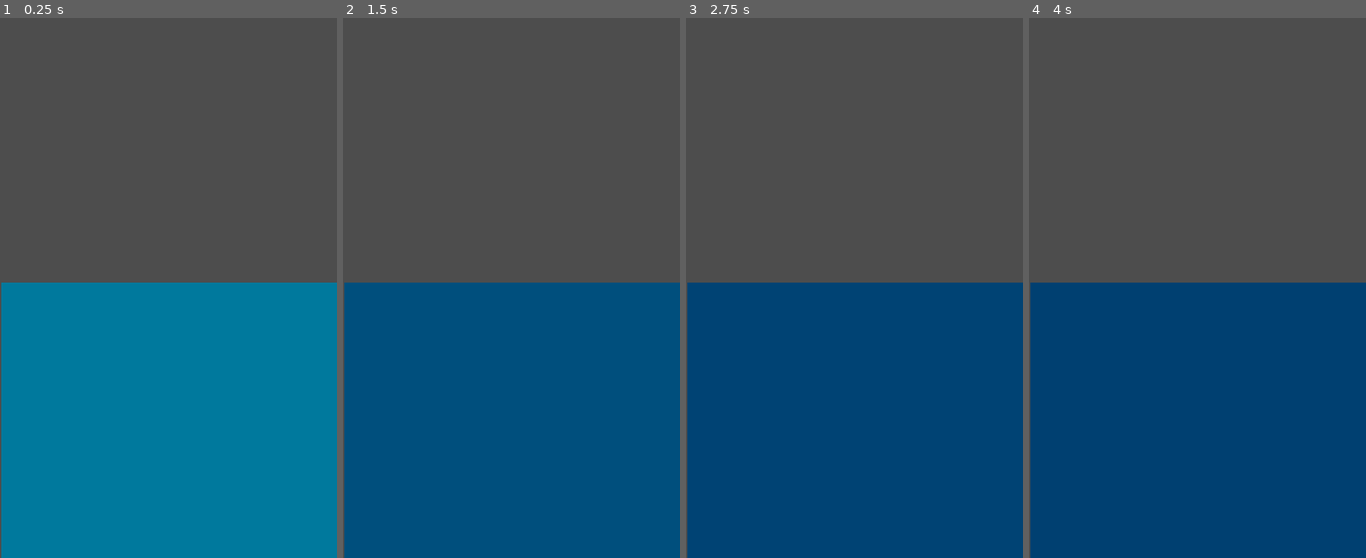
Above: before the commit, frames 1-4 (left to right).
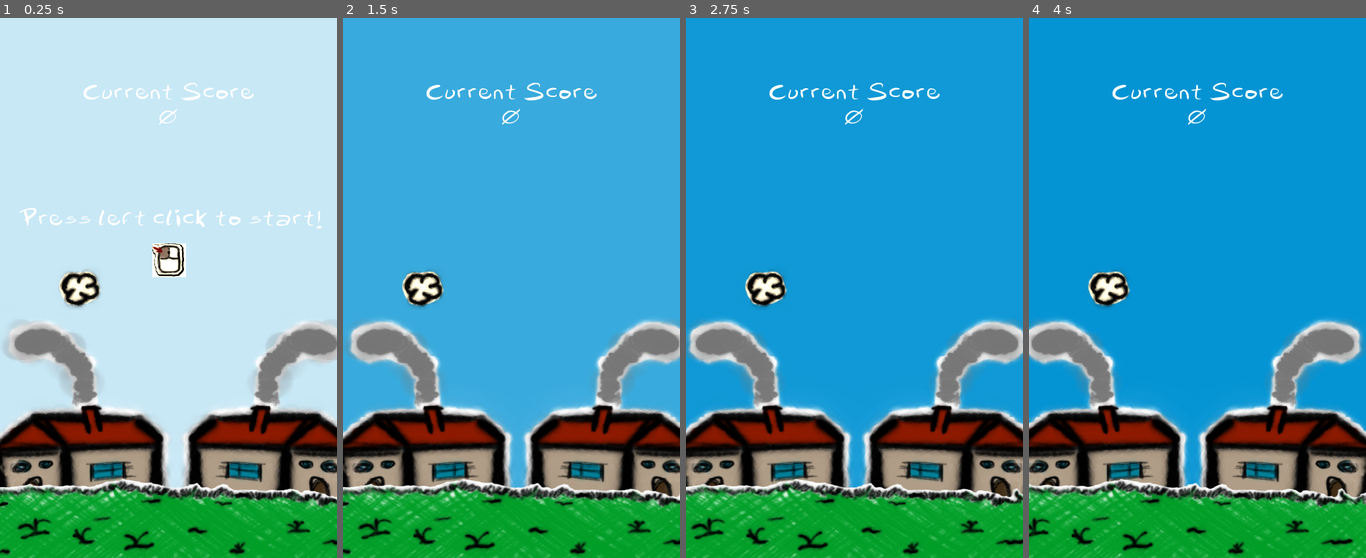
Above: after the commit, the same moments.

Repository: sosafacun/Bird-That-Flaps
Game: Godot game, scene res://scenes/game.tscn
Same seed, same stepped clock (60 frames per second), same inputs: the game is played once before the commit and once after it. Before the commit the project has no main scene; this scene is started directly in both runs.
Inputs (mouse positions are in pixels of both pictures, inside the frame that each line leads up to):
- Up to frame 1 (0.25 s): no input
- Up to frame 2 (1.5 s): tap Enter at 0.5 s; move the mouse to (585, 261) at 0.52 s; press the mouse at (585, 261) at 0.53 s; tap Space (select, bound only before the commit) at 0.6 s; move the mouse to (444, 315) at 1.27 s; release the mouse at (444, 315) at 1.28 s; click (444, 315) at 1.35 s
- Up to frame 3 (2.75 s): click (787, 315) at 1.52 s; tap Space (select, bound only before the commit) at 1.55, 2.1 s; click (787, 315) at 1.82 s; move the mouse to (888, 169) at 2.02 s; press the mouse at (888, 169) at 2.03 s
- Up to frame 4 (4 s): move the mouse to (1180, 396) at 2.77 s; release the mouse at (1180, 396) at 2.78 s; tap Space (select, bound only before the commit) at 2.85 s; click (1180, 396) at 3.02 s; click (1180, 396) at 3.32 s; move the mouse to (1298, 369) at 3.52 s; press the mouse at (1298, 369) at 3.53 s

The runs differ from the first frame. In frame 1, 100% of the frame differs, in the area x 0-100%, y 0-100%; in frame 2, 100%; in frame 3, 100%; in frame 4, 100%.

Commit message:
Bunch of stuff. Read description.
- Day / Night cycle started. Only the Sun is shown for now.
- Added a basic Main Menu
- Added basic UI (Current Score + The game doesn't start until the player clicks the left button)
- The background is parallax.
- The player goes faster the longer they stay alive.

Diff:
--- /dev/null
+++ b/globals.gd
@@ -0,0 +1,3 @@
+extends Node
+
+var is_game_active: bool = false
--- a/project.godot
+++ b/project.godot
@@ -11,8 +11,13 @@
 [application]
 
 config/name="Bird That Flaps"
+run/main_scene="res://scenes/ui/main_menu.tscn"
 config/features=PackedStringArray("4.2", "Forward Plus")
 config/icon="res://icon.svg"
+
+[autoload]
+
+Globals="*res://globals.gd"
 
 [display]
 
@@ -26,24 +31,9 @@
 
 [input]
 
-select={
+jump={
 "deadzone": 0.5,
-"events": [Object(InputEventKey,"resource_local_to_scene":false,"resource_name":"","device":-1,"window_id":0,"alt_pressed":false,"shift_pressed":false,"ctrl_pressed":false,"meta_pressed":false,"pressed":false,"keycode":0,"physical_keycode":32,"key_label":0,"unicode":32,"echo":false,"script":null)
-]
-}
-back={
-"deadzone": 0.5,
-"events": [Object(InputEventKey,"resource_local_to_scene":false,"resource_name":"","device":-1,"window_id":0,"alt_pressed":false,"shift_pressed":false,"ctrl_pressed":false,"meta_pressed":false,"pressed":false,"keycode":0,"physical_keycode":4194305,"key_label":0,"unicode":0,"echo":false,"script":null)
-]
-}
-move_right_test={
-"deadzone": 0.5,
-"events": [Object(InputEventKey,"resource_local_to_scene":false,"resource_name":"","device":-1,"window_id":0,"alt_pressed":false,"shift_pressed":false,"ctrl_pressed":false,"meta_pressed":false,"pressed":false,"keycode":0,"physical_keycode":68,"key_label":0,"unicode":100,"echo":false,"script":null)
-]
-}
-move_left_test={
-"deadzone": 0.5,
-"events": [Object(InputEventKey,"resource_local_to_scene":false,"resource_name":"","device":-1,"window_id":0,"alt_pressed":false,"shift_pressed":false,"ctrl_pressed":false,"meta_pressed":false,"pressed":false,"keycode":0,"physical_keycode":65,"key_label":0,"unicode":97,"echo":false,"script":null)
+"events": [Object(InputEventMouseButton,"resource_local_to_scene":false,"resource_name":"","device":-1,"window_id":0,"alt_pressed":false,"shift_pressed":false,"ctrl_pressed":false,"meta_pressed":false,"button_mask":0,"position":Vector2(0, 0),"global_position":Vector2(0, 0),"factor":1.0,"button_index":1,"canceled":false,"pressed":false,"double_click":false,"script":null)
 ]
 }
 
--- /dev/null
+++ b/resources/fonts/theme.tres
@@ -0,0 +1,7 @@
+[gd_resource type="Theme" load_steps=2 format=3 uid="uid://54com4xaym22"]
+
+[ext_resource type="FontFile" uid="uid://dpkg3law5qhwy" path="res://resources/fonts/Handwritting-Regular.ttf" id="1_0xl4l"]
+
+[resource]
+default_font = ExtResource("1_0xl4l")
+default_font_size = 35
--- /dev/null
+++ b/scenes/day_night_cycle/day_night.gd
@@ -0,0 +1,14 @@
+extends CanvasLayer
+
+
+
+func _on_day_night_follow_daylight():
+	modulate_skybox("0092d3")
+
+func _on_day_night_follow_nightlight():
+	modulate_skybox("001726")
+
+
+func modulate_skybox(target_color: String) -> void:
+	var tween: Tween = create_tween()
+	tween.tween_property(%Skybox, "modulate", Color(target_color), 2)
--- /dev/null
+++ b/scenes/day_night_cycle/day_night.tscn
@@ -0,0 +1,32 @@
+[gd_scene load_steps=4 format=3 uid="uid://c17pbnqofmkgw"]
+
+[ext_resource type="Script" path="res://scenes/day_night_cycle/day_night.gd" id="1_p1ufj"]
+[ext_resource type="PackedScene" uid="uid://bcmqmvfkwnulo" path="res://scenes/day_night_cycle/day_night_follow.tscn" id="2_07jf3"]
+
+[sub_resource type="Curve2D" id="Curve2D_ncyvi"]
+_data = {
+"points": PackedVector2Array(0, 0, 0, 0, 1, 802, -297.302, 0, 297.302, 0, 251, 0, 0, 0, 0, 0, 503, 797, 0, 0, 0, 0, 254, 1066, 0, 0, 0, 0, 1, 802)
+}
+point_count = 5
+
+[node name="CanvasLayer" type="CanvasLayer"]
+script = ExtResource("1_p1ufj")
+
+[node name="Skybox" type="ColorRect" parent="."]
+unique_name_in_owner = true
+offset_left = -293.0
+offset_top = -7.0
+offset_right = 727.0
+offset_bottom = 805.0
+
+[node name="Sun" type="Path2D" parent="."]
+position = Vector2(-20.2054, -3)
+scale = Vector2(1.02811, 1.00188)
+curve = SubResource("Curve2D_ncyvi")
+
+[node name="DayNightFollow" parent="Sun" instance=ExtResource("2_07jf3")]
+position = Vector2(1, 802)
+rotation = -1.26862
+
+[connection signal="daylight" from="Sun/DayNightFollow" to="." method="_on_day_night_follow_daylight"]
+[connection signal="nightlight" from="Sun/DayNightFollow" to="." method="_on_day_night_follow_nightlight"]
--- /dev/null
+++ b/scenes/day_night_cycle/day_night_follow.gd
@@ -0,0 +1,21 @@
+extends PathFollow2D
+
+signal daylight()
+signal nightlight()
+
+const SET_RATIO: float = 0.00005
+const UP_RATIO: float = 0.0001
+
+func _process(_delta):
+	if(Globals.is_game_active):
+		progress_ratio += UP_RATIO
+
+	if(progress_ratio < 0.7117):
+		$Time.color = Color("e19c00")
+		$Sun.visible = true
+		daylight.emit()
+
+	if(progress_ratio >= 0.7117):
+		$Time.color = Color ("006fcb")
+		$Sun.visible = false
+		nightlight.emit()
--- /dev/null
+++ b/scenes/day_night_cycle/day_night_follow.tscn
@@ -0,0 +1,16 @@
+[gd_scene load_steps=3 format=3 uid="uid://bcmqmvfkwnulo"]
+
+[ext_resource type="Script" path="res://scenes/day_night_cycle/day_night_follow.gd" id="1_8j3iw"]
+[ext_resource type="Texture2D" uid="uid://c1tpr8ojylr1q" path="res://resources/game/sun.png" id="2_0h6s4"]
+
+[node name="DayNightFollow" type="PathFollow2D"]
+script = ExtResource("1_8j3iw")
+
+[node name="Sun" type="Sprite2D" parent="."]
+scale = Vector2(0.553165, 0.54142)
+texture = ExtResource("2_0h6s4")
+region_enabled = true
+region_rect = Rect2(28.5732, 54.3286, 395.058, 338.368)
+
+[node name="Time" type="DirectionalLight2D" parent="."]
+energy = 0.3
--- a/scenes/game.gd
+++ b/scenes/game.gd
@@ -1 +1,8 @@
 extends Node2D
+
+
+func _process(_delta):
+	if(Input.is_action_pressed("jump")):
+		Globals.is_game_active = true
+		$UI/GameStartUI.visible = false
+		$Player.right_move_speed = 0.25
--- a/scenes/game.tscn
+++ b/scenes/game.tscn
@@ -1,11 +1,78 @@
-[gd_scene load_steps=2 format=3 uid="uid://c8tqiwb82r6vx"]
+[gd_scene load_steps=7 format=3 uid="uid://c8tqiwb82r6vx"]
 
+[ext_resource type="Script" path="res://scenes/game.gd" id="1_g7l5y"]
+[ext_resource type="PackedScene" uid="uid://b5hc3hxgcqcpp" path="res://scenes/player/player.tscn" id="2_7ttje"]
 [ext_resource type="PackedScene" uid="uid://1kyhkbr7ysp" path="res://scenes/parallax/parallax_background.tscn" id="2_56utm"]
+[ext_resource type="Theme" uid="uid://54com4xaym22" path="res://resources/fonts/theme.tres" id="3_28wok"]
+[ext_resource type="Texture2D" uid="uid://dm1gpye3281mk" path="res://resources/game/mouse-click.png" id="3_fltnf"]
+[ext_resource type="PackedScene" uid="uid://c17pbnqofmkgw" path="res://scenes/day_night_cycle/day_night.tscn" id="6_fmq6m"]
 
 [node name="Game" type="Node2D"]
+script = ExtResource("1_g7l5y")
+
+[node name="UI" type="Control" parent="."]
+layout_mode = 3
+anchors_preset = 0
+offset_left = -49.0
+offset_right = 450.0
+offset_bottom = 798.0
+metadata/_edit_lock_ = true
+metadata/_edit_group_ = true
+
+[node name="GameStartUI" type="Control" parent="UI"]
+anchors_preset = 0
+offset_left = -1.0
+offset_top = 430.0
+offset_right = 500.0
+offset_bottom = 799.0
+
+[node name="PressClickToStartLabel" type="Label" parent="UI/GameStartUI"]
+layout_mode = 2
+offset_left = 27.0
+offset_top = -149.0
+offset_right = 479.0
+offset_bottom = -115.0
+theme = ExtResource("3_28wok")
+text = "Press left click to start!"
+horizontal_alignment = 1
+
+[node name="MouseImage" type="TextureRect" parent="UI/GameStartUI"]
+layout_mode = 2
+offset_left = 226.0
+offset_top = -96.0
+offset_right = 276.0
+offset_bottom = -46.0
+texture = ExtResource("3_fltnf")
+expand_mode = 4
 
 [node name="ParallaxBackground" parent="." instance=ExtResource("2_56utm")]
 metadata/_edit_lock_ = true
 
-[node name="Camera" type="Camera2D" parent="."]
+[node name="Player" parent="." instance=ExtResource("2_7ttje")]
+z_index = 1
+position = Vector2(70, 400)
 metadata/_edit_lock_ = true
+metadata/_edit_group_ = true
+
+[node name="Camera2D" type="Camera2D" parent="Player"]
+offset = Vector2(130, 0)
+
+[node name="VBoxContainer" type="VBoxContainer" parent="Player/Camera2D"]
+offset_left = -120.0
+offset_top = -306.0
+offset_right = 380.0
+offset_bottom = 368.0
+theme = ExtResource("3_28wok")
+
+[node name="CurrentScoreText" type="Label" parent="Player/Camera2D/VBoxContainer"]
+layout_mode = 2
+text = "Current Score"
+horizontal_alignment = 1
+
+[node name="ScoreLabel" type="Label" parent="Player/Camera2D/VBoxContainer"]
+layout_mode = 2
+text = "0"
+horizontal_alignment = 1
+
+[node name="CanvasLayer" parent="Player" instance=ExtResource("6_fmq6m")]
+layer = -2
--- a/scenes/objects/grass.tscn
+++ b/scenes/objects/collidable/grass.tscn
@@ -1,7 +1,7 @@
 [gd_scene load_steps=5 format=3 uid="uid://ydnlysjr5q0s"]
 
 [ext_resource type="Texture2D" uid="uid://bxa7l8npcgfch" path="res://resources/Paralax/grass.png" id="1_88cl7"]
-[ext_resource type="Script" path="res://scenes/objects/grass.gd" id="1_w8hy8"]
+[ext_resource type="Script" path="res://scenes/objects/collidable/grass.gd" id="1_w8hy8"]
 
 [sub_resource type="RectangleShape2D" id="RectangleShape2D_2hbu4"]
 size = Vector2(600, 102)
--- a/scenes/objects/pilars.tscn
+++ b/scenes/objects/collidable/pilars.tscn
@@ -1,7 +1,7 @@
 [gd_scene load_steps=8 format=3 uid="uid://cscfb7tyme5nc"]
 
 [ext_resource type="Texture2D" uid="uid://c3ry4itv1ovgd" path="res://resources/Paralax/pilar.png" id="1_dahhx"]
-[ext_resource type="Script" path="res://scenes/objects/pilars.gd" id="1_xv0l4"]
+[ext_resource type="Script" path="res://scenes/objects/collidable/pilars.gd" id="1_xv0l4"]
 
 [sub_resource type="RectangleShape2D" id="RectangleShape2D_n5aoh"]
 size = Vector2(77, 269)
--- a/scenes/objects/sky.tscn
+++ /dev/null
@@ -1,9 +0,0 @@
-[gd_scene format=3 uid="uid://cjfq3elso4avc"]
-
-[node name="Sky" type="Node2D"]
-
-[node name="ColorRect" type="ColorRect" parent="."]
-offset_left = -6.0
-offset_top = -7.0
-offset_right = 516.0
-offset_bottom = 808.0
--- a/scenes/parallax/Pilars.gd
+++ /dev/null
@@ -1,11 +0,0 @@
-extends ParallaxLayer
-
-signal on_screen
-
-func _ready():
-	on_screen.emit()
-
-func _on_on_screen():
-	var new_position: Vector2
-	new_position.y = randi_range(-161, 76)
-	position = new_position
--- a/scenes/parallax/day_night_follow.gd
+++ /dev/null
@@ -1,18 +0,0 @@
-extends PathFollow2D
-
-signal daylight()
-signal nightlight()
-
-func _process(delta):
-	progress_ratio += 0.01 * delta
-
-	if(progress_ratio < 0.5):
-		$Sun.color = Color("db9800")
-		$Time.color = Color("e19c00")
-		daylight.emit()
-
-	if(progress_ratio >= 0.5):
-		$Sun.color = Color("8897a1")
-		$Sun.energy = 0.3
-		$Time.color = Color ("006fcb")
-		nightlight.emit()
--- a/scenes/parallax/day_night_follow.tscn
+++ /dev/null
@@ -1,20 +0,0 @@
-[gd_scene load_steps=3 format=3 uid="uid://bcmqmvfkwnulo"]
-
-[ext_resource type="Script" path="res://scenes/parallax/day_night_follow.gd" id="1_8j3iw"]
-[ext_resource type="Texture2D" uid="uid://btex220pmtocr" path="res://resources/Paralax/light.png" id="1_hu8jv"]
-
-[node name="DayNightFollow" type="PathFollow2D"]
-script = ExtResource("1_8j3iw")
-
-[node name="Sun" type="PointLight2D" parent="."]
-visible = false
-color = Color(0.53401, 0.590528, 0.632956, 1)
-shadow_enabled = true
-shadow_color = Color(0.0177324, 0.0177324, 0.0177324, 0.0313726)
-shadow_filter = 1
-shadow_filter_smooth = 2.6
-texture = ExtResource("1_hu8jv")
-texture_scale = 0.52
-
-[node name="Time" type="DirectionalLight2D" parent="."]
-energy = 0.3
--- a/scenes/parallax/parallax_background.gd
+++ /dev/null
@@ -1,38 +0,0 @@
-extends Node2D
-
-var cloud1: PackedScene = preload("res://scenes/objects/cloud_1.tscn")
-var cloud2: PackedScene = preload("res://scenes/objects/cloud_2.tscn")
-var pilars: PackedScene = preload("res://scenes/objects/pilars.tscn")
-
-@export var PILAR_SPEED: int = 2
-
-const HOUSES_SPEED: int = 3
-const CLOUD_SPEED: int = 1
-const GRASS_SPEED: int = 5
-
-func _on_day_night_follow_daylight() -> void:
-	modulate_skybox(%Skybox, '0074a9' )
-
-func _on_day_night_follow_nightlight() -> void:
-	modulate_skybox(%Skybox, '000e19' )
-
-func modulate_skybox(sky_box: ColorRect, color: String):
-	var tween: Tween = create_tween()
-	tween.tween_property(sky_box, "modulate", Color(color), 2)
-
-
-func _process(_delta):
-	move_level()
-
-func move_level():
-	$Houses.position.x -= HOUSES_SPEED
-	$Pilars.position.x -= PILAR_SPEED
-	$Clouds.position.x -= CLOUD_SPEED
-	$Grass.position.x -= GRASS_SPEED
-
-#x = 550
-#pilars.y: -174; 40
-#clouds.y: 0 ;178
-
-func delete_scene():
-	pass
--- a/scenes/parallax/parallax_background.tscn
+++ b/scenes/parallax/parallax_background.tscn
@@ -1,64 +1,57 @@
-[gd_scene load_steps=6 format=3 uid="uid://1kyhkbr7ysp"]
+[gd_scene load_steps=5 format=3 uid="uid://1kyhkbr7ysp"]
 
-[ext_resource type="Script" path="res://scenes/parallax/parallax_background.gd" id="1_hfncg"]
-[ext_resource type="PackedScene" uid="uid://bcmqmvfkwnulo" path="res://scenes/parallax/day_night_follow.tscn" id="2_crpm2"]
-[ext_resource type="PackedScene" uid="uid://cbt0hmb2yp8at" path="res://scenes/objects/houses.tscn" id="2_mj2d8"]
-[ext_resource type="PackedScene" uid="uid://ydnlysjr5q0s" path="res://scenes/objects/grass.tscn" id="2_rm5vs"]
+[ext_resource type="PackedScene" uid="uid://cbt0hmb2yp8at" path="res://scenes/objects/bg/houses.tscn" id="1_ho2h6"]
+[ext_resource type="PackedScene" uid="uid://ydnlysjr5q0s" path="res://scenes/objects/collidable/grass.tscn" id="2_rm5vs"]
+[ext_resource type="PackedScene" uid="uid://bcmqmvfkwnulo" path="res://scenes/day_night_cycle/day_night_follow.tscn" id="3_r6rvf"]
 
-[sub_resource type="Curve2D" id="Curve2D_q0bnb"]
+[sub_resource type="Curve2D" id="Curve2D_ythog"]
 _data = {
-"points": PackedVector2Array(0, 239.084, 0, -239.084, -223, 437, -281.738, 1.12246, 281.738, -1.12246, 256, -118, -1.12246, -308.677, 1.12246, 308.677, 734, 405, 438.883, 0, -438.883, 0, 234, 977, 0, 0, 0, 0, -223, 437)
+"points": PackedVector2Array(0, 0, 0, 0, 1, 802, -297.302, 0, 297.302, 0, 251, 0, 0, 0, 0, 0, 503, 797, 0, 0, 0, 0, 254, 1066, 0, 0, 0, 0, 1, 802)
 }
 point_count = 5
 
 [node name="ParallaxBackground" type="Node2D"]
-script = ExtResource("1_hfncg")
 
-[node name="Sky" type="Node2D" parent="."]
+[node name="ParallaxBackground" type="ParallaxBackground" parent="."]
+layer = -1
 
-[node name="Skybox" type="ColorRect" parent="Sky"]
-unique_name_in_owner = true
-offset_left = -248.0
-offset_top = -8.0
-offset_right = 772.0
-offset_bottom = 804.0
-color = Color(0, 0.454902, 0.662745, 1)
-
-[node name="DayNightPath" type="Path2D" parent="."]
-position = Vector2(12, -6)
-curve = SubResource("Curve2D_q0bnb")
-
-[node name="DayNightFollow" parent="DayNightPath" instance=ExtResource("2_crpm2")]
-position = Vector2(-223, 437)
-rotation = -1.5708
-
-[node name="Houses" type="Node2D" parent="."]
-z_index = 2
+[node name="Houses" type="ParallaxLayer" parent="ParallaxBackground"]
+motion_scale = Vector2(0.2, 0)
+motion_mirroring = Vector2(600, 0)
 metadata/_edit_lock_ = true
 metadata/_edit_group_ = true
 
-[node name="Houses" parent="Houses" instance=ExtResource("2_mj2d8")]
+[node name="Houses" parent="ParallaxBackground/Houses" instance=ExtResource("1_ho2h6")]
 position = Vector2(251, 313)
 
-[node name="Houses2" parent="Houses" instance=ExtResource("2_mj2d8")]
-position = Vector2(846, 311)
+[node name="Grass" type="ParallaxLayer" parent="ParallaxBackground"]
+motion_scale = Vector2(0.5, 0)
+motion_mirroring = Vector2(600, 0)
+metadata/_edit_lock_ = true
+metadata/_edit_group_ = true
+
+[node name="Grass" parent="ParallaxBackground/Grass" instance=ExtResource("2_rm5vs")]
+position = Vector2(279, 790)
+
+[node name="Sun" type="Path2D" parent="."]
+visible = false
+position = Vector2(-63.2054, -3)
+scale = Vector2(1.02811, 1.00188)
+curve = SubResource("Curve2D_ythog")
+
+[node name="DayNightFollow" parent="Sun" instance=ExtResource("3_r6rvf")]
+position = Vector2(1, 802)
+rotation = -1.26862
 
 [node name="Pilars" type="Node2D" parent="."]
 z_index = 4
+metadata/_edit_lock_ = true
+metadata/_edit_group_ = true
 
 [node name="Clouds" type="Node2D" parent="."]
 z_index = 1
-
-[node name="Grass" type="Node2D" parent="."]
-z_index = 3
 metadata/_edit_lock_ = true
 metadata/_edit_group_ = true
 
-[node name="Grass" parent="Grass" instance=ExtResource("2_rm5vs")]
-position = Vector2(279, 790)
-
-[node name="Grass2" parent="Grass" instance=ExtResource("2_rm5vs")]
-position = Vector2(879, 790)
-
-[connection signal="daylight" from="DayNightPath/DayNightFollow" to="." method="_on_day_night_follow_daylight"]
-[connection signal="nightlight" from="DayNightPath/DayNightFollow" to="." method="_on_day_night_follow_nightlight"]
+[connection signal="daylight" from="Sun/DayNightFollow" to="." method="_on_day_night_follow_daylight"]
+[connection signal="nightlight" from="Sun/DayNightFollow" to="." method="_on_day_night_follow_nightlight"]
--- a/scenes/player/player.gd
+++ b/scenes/player/player.gd
@@ -1,12 +1,9 @@
 extends CharacterBody2D
 
-var speed:int = 500
+@export var right_move_speed: float = 0
 @export var gravity: int = 450
 @export var jump_strength: int = -250
 
 func _process(_delta):
-	velocity.y = gravity
-
-	if(Input.is_action_just_pressed("select")):
-		velocity.y = jump_strength
+	velocity.x += right_move_speed
 	move_and_slide()
--- /dev/null
+++ b/scenes/ui/main_menu.gd
@@ -0,0 +1,4 @@
+extends Control
+
+func _on_start_game_pressed():
+	get_tree().change_scene_to_file("res://scenes/game.tscn")
--- /dev/null
+++ b/scenes/ui/main_menu.tscn
@@ -0,0 +1,56 @@
+[gd_scene load_steps=12 format=3 uid="uid://cmqgagi0c6fbc"]
+
+[ext_resource type="Texture2D" uid="uid://nytkxk3pv8o" path="res://resources/Buttons/start_game_buttons/startGame-default.png" id="1_cxp8j"]
+[ext_resource type="Theme" uid="uid://54com4xaym22" path="res://resources/fonts/theme.tres" id="1_vg8iv"]
+[ext_resource type="Script" path="res://scenes/ui/main_menu.gd" id="2_8jlij"]
+[ext_resource type="Texture2D" uid="uid://djvi3ihetpddx" path="res://resources/Buttons/start_game_buttons/startGame-pressed.png" id="2_j82va"]
+[ext_resource type="Texture2D" uid="uid://cwboatwjlusg0" path="res://resources/Buttons/start_game_buttons/startGame-hover.png" id="3_dr0io"]
+[ext_resource type="Texture2D" uid="uid://cuihwij74h3rb" path="res://resources/Buttons/high_score_buttons/hscores-default.png" id="4_kebhv"]
+[ext_resource type="Texture2D" uid="uid://dmywp2e00s28l" path="res://resources/Buttons/high_score_buttons/hscores-pressed.png" id="5_py64a"]
+[ext_resource type="Texture2D" uid="uid://85lnotihjbqq" path="res://resources/Buttons/high_score_buttons/hscores-hover.png" id="6_3pv8q"]
+[ext_resource type="Texture2D" uid="uid://b08k35ur8ogu4" path="res://resources/Buttons/restart_score_buttons/restart-default.png" id="7_h4cqt"]
+[ext_resource type="Texture2D" uid="uid://0y1qqgab8767" path="res://resources/Buttons/restart_score_buttons/restart-pressed.png" id="8_3qwwo"]
+[ext_resource type="Texture2D" uid="uid://25uqs6qhmifi" path="res://resources/Buttons/restart_score_buttons/restart-hover.png" id="9_tpwuy"]
+
+[node name="MainMenu" type="Control"]
+layout_mode = 3
+anchors_preset = 15
+anchor_right = 1.0
+anchor_bottom = 1.0
+grow_horizontal = 2
+grow_vertical = 2
+theme = ExtResource("1_vg8iv")
+script = ExtResource("2_8jlij")
+
+[node name="Options" type="VBoxContainer" parent="."]
+layout_mode = 1
+anchors_preset = -1
+anchor_left = 0.334
+anchor_top = 0.829
+anchor_right = 0.934
+anchor_bottom = 0.95
+offset_left = -1.52588e-05
+offset_top = -1.20007
+offset_bottom = -6.10352e-05
+grow_horizontal = 2
+grow_vertical = 2
+
+[node name="StartGame" type="TextureButton" parent="Options"]
+layout_mode = 2
+texture_normal = ExtResource("1_cxp8j")
+texture_pressed = ExtResource("2_j82va")
+texture_hover = ExtResource("3_dr0io")
+
+[node name="HighScores" type="TextureButton" parent="Options"]
+layout_mode = 2
+texture_normal = ExtResource("4_kebhv")
+texture_pressed = ExtResource("5_py64a")
+texture_hover = ExtResource("6_3pv8q")
+
+[node name="RestartScores" type="TextureButton" parent="Options"]
+layout_mode = 2
+texture_normal = ExtResource("7_h4cqt")
+texture_pressed = ExtResource("8_3qwwo")
+texture_hover = ExtResource("9_tpwuy")
+
+[connection signal="pressed" from="Options/StartGame" to="." method="_on_start_game_pressed"]
Binary file added: resources/Buttons/high_score_buttons/hscores-default.png
Not shown, added: resources/Buttons/high_score_buttons/hscores-default.png.import
Binary file added: resources/Buttons/high_score_buttons/hscores-hover.png
Not shown, added: resources/Buttons/high_score_buttons/hscores-hover.png.import
Binary file added: resources/Buttons/high_score_buttons/hscores-pressed.png
Not shown, added: resources/Buttons/high_score_buttons/hscores-pressed.png.import
Binary file added: resources/Buttons/restart_score_buttons/restart-default.png
Not shown, added: resources/Buttons/restart_score_buttons/restart-default.png.import
Binary file added: resources/Buttons/restart_score_buttons/restart-hover.png
Not shown, added: resources/Buttons/restart_score_buttons/restart-hover.png.import
Binary file added: resources/Buttons/restart_score_buttons/restart-pressed.png
Not shown, added: resources/Buttons/restart_score_buttons/restart-pressed.png.import
(and 22 more such lines)
